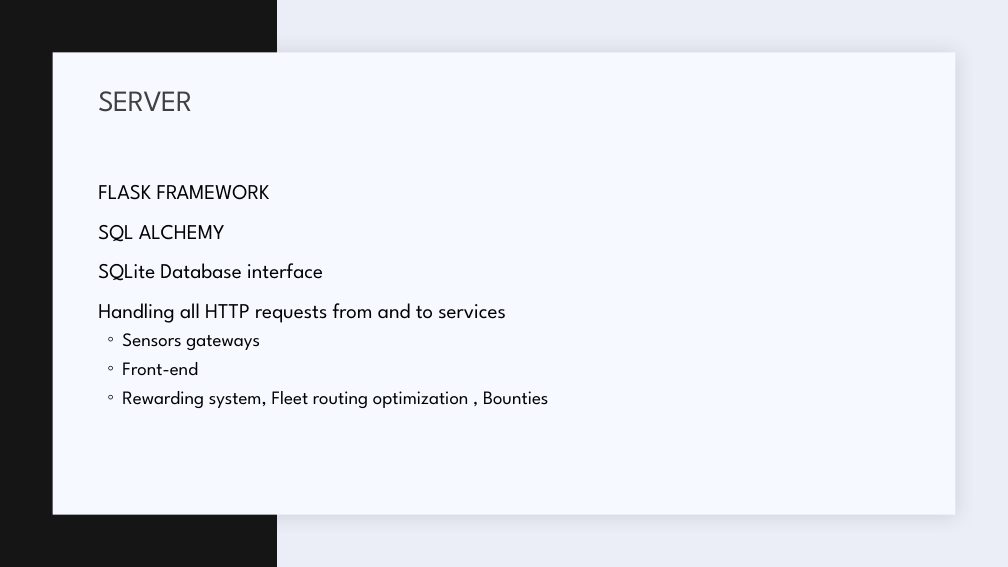
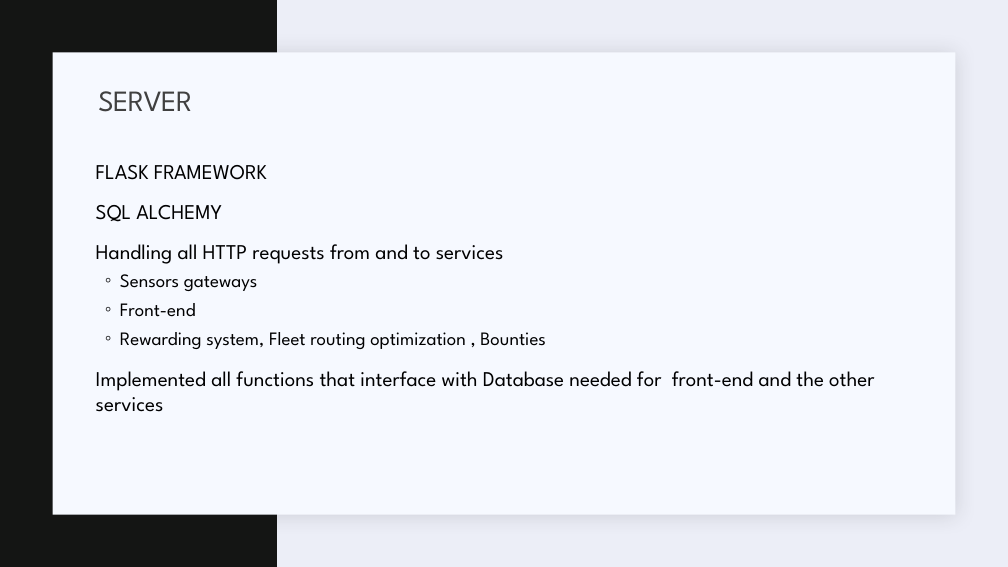
Before and after one commit to marios-stam/Project_IOT, a slide deck: slide 6 of Powerpoints/Final Presentation/Waste-management-Nikos.pptx. Drawn at 1008x567 pixels with LibreOffice and Linux fonts; fonts in the diff are those of the drawing. Boxes give left, top, right and bottom in pixels: in the first picture for what was removed or moved away, otherwise in the second. Text is boxed around its words. In the diff, an @@ line names an element or a change of style, - is before the commit and + after.

```diff
--- a/Powerpoints/Final Presentation/Waste-management-Nikos.pptx
+++ b/Powerpoints/Final Presentation/Waste-management-Nikos.pptx
@@ text "FLASK FRAMEWORK": place and size @@
-text "FLASK FRAMEWORK" at [98,185,549,408]
+text "FLASK FRAMEWORK" at [96,165,874,412]
@@ text at [98,263,323,281]: paragraph removed @@
-  SQLite Database interface
@@ text at [96,371,874,412]: paragraph added @@
+  Implemented all functions that interface with Database needed for front-end and the other services
```
Also in this commit, not shown: 3 other slides changed, 1 other file.
